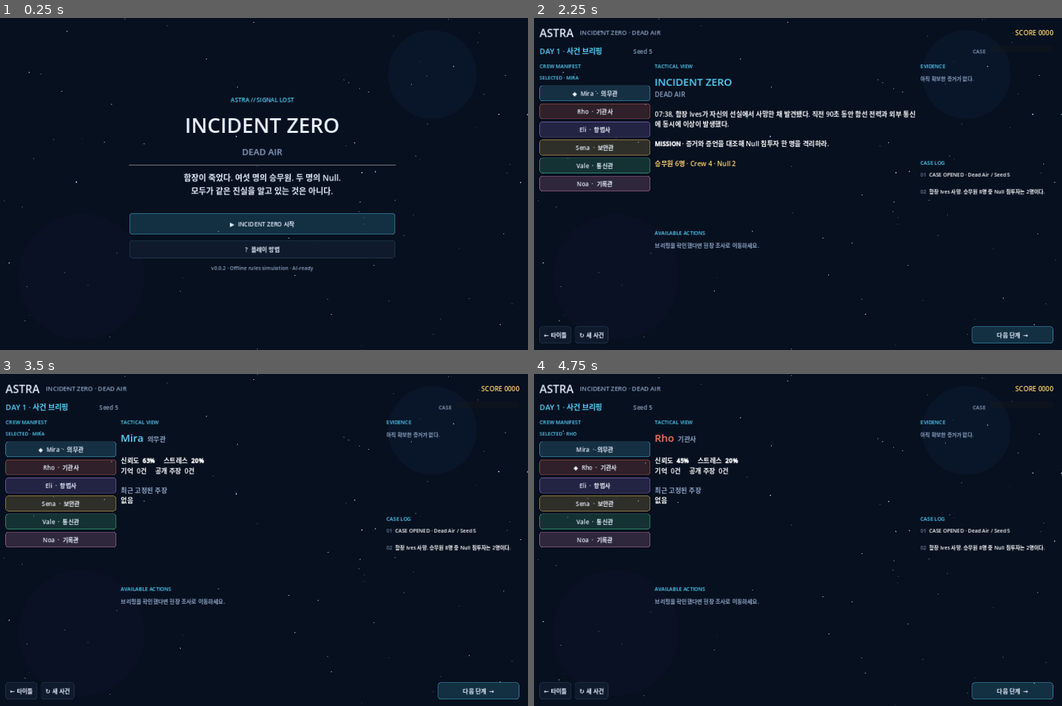
Above: before the commit, frames 1-4 (two rows, left to right).
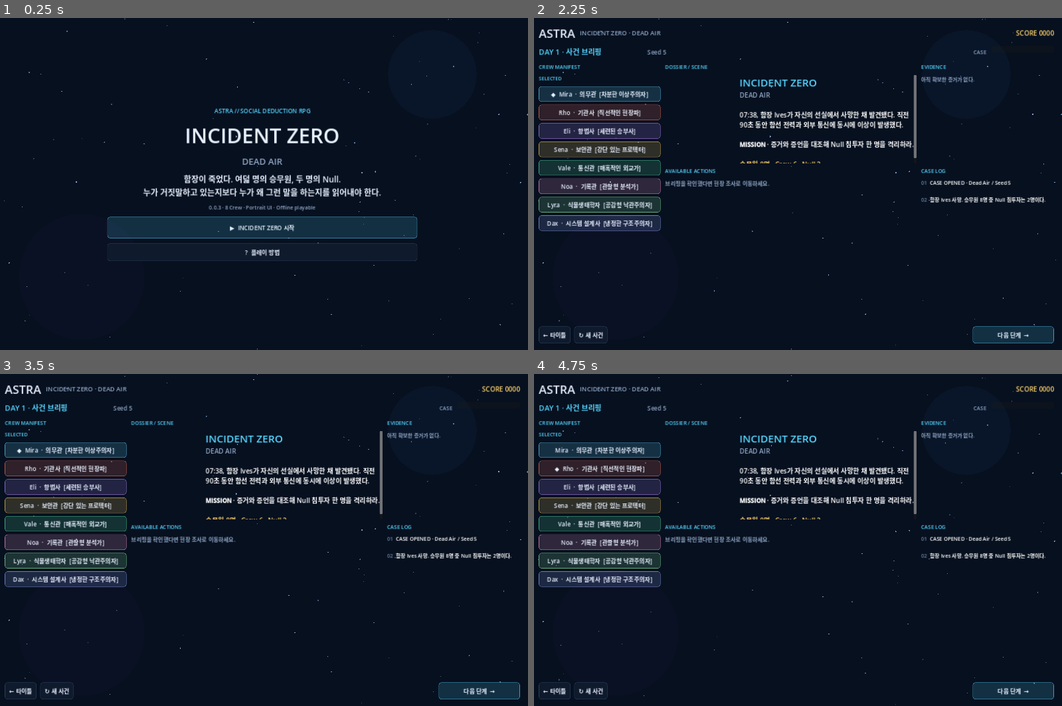
Above: after the commit, the same moments.

Repository: zx5598t/Astra
Game: Godot game, scene res://scenes/main.tscn
The game is run twice, just before and just after one commit, with the same random seed, the same clock (stepped at 60 frames per second) and the same inputs.
Inputs (mouse positions are in pixels of both pictures, inside the frame that each line leads up to):
- Up to frame 1 (0.25 s): no input
- Up to frame 2 (2.25 s): click "? 플레이 방법" at 0.5 s; click "← 타이틀로" at 1.25 s; click "▶ INCIDENT ZERO 시작" at 2 s
- Up to frame 3 (3.5 s): click (63, 450) at 2.75 s, where only the run before the commit has a clickable "◆ Mira · 의무관"
- Up to frame 4 (4.75 s): click (597, 450) at 3.5 s, where only the run after the commit has a clickable "◆ Mira · 의무관 [차분한 이상주의자]"; click (597, 466) at 4.25 s, where only the run before the commit has a clickable "Rho · 기관사"

The runs differ from the first frame. In frame 1, 5.9% of the frame differs, in the area x 20-80%, y 24-77%; in frame 2, 11%, in the area x 0-99%, y 3-98%; in frame 3, 11%; in frame 4, 11%.

Commit message:
Upgrade ASTRA UI for eight crew and character dossiers

Diff:
--- a/scripts/main.gd
+++ b/scripts/main.gd
@@ -14,9 +14,11 @@
 var next_button: Button
 var selected_label: Label
 var score_label: Label
+var portrait_rect: TextureRect
 
 var c_bg := Color("07101f")
 var c_panel := Color("101b2e")
+var c_panel_soft := Color("0c1626")
 var c_border := Color("29405f")
 var c_text := Color("e8f1ff")
 var c_muted := Color("8ea5c5")
@@ -33,8 +35,7 @@
     for child in get_children():
         child.queue_free()
 
-func _show_title_screen() -> void:
-    _clear_screen()
+func _show_background() -> void:
     var bg := ColorRect.new()
     bg.color = c_bg
     bg.set_anchors_and_offsets_preset(Control.PRESET_FULL_RECT)
@@ -43,76 +44,51 @@
     stars.set_anchors_and_offsets_preset(Control.PRESET_FULL_RECT)
     add_child(stars)
 
+func _show_title_screen() -> void:
+    _clear_screen()
+    _show_background()
     var center := CenterContainer.new()
     center.set_anchors_and_offsets_preset(Control.PRESET_FULL_RECT)
     add_child(center)
 
     var card := VBoxContainer.new()
-    card.custom_minimum_size = Vector2(720, 0)
-    card.add_theme_constant_override("separation", 16)
+    card.custom_minimum_size = Vector2(840, 0)
+    card.add_theme_constant_override("separation", 14)
     center.add_child(card)
 
-    var kicker := _label("ASTRA // SIGNAL LOST", 16, c_cyan)
-    kicker.horizontal_alignment = HORIZONTAL_ALIGNMENT_CENTER
-    card.add_child(kicker)
-
-    var title := _label("INCIDENT ZERO", 56, c_text)
-    title.horizontal_alignment = HORIZONTAL_ALIGNMENT_CENTER
-    card.add_child(title)
-
-    var subtitle := _label("DEAD AIR", 24, c_muted)
-    subtitle.horizontal_alignment = HORIZONTAL_ALIGNMENT_CENTER
-    card.add_child(subtitle)
-
-    card.add_child(HSeparator.new())
-
-    var desc := _label("함장이 죽었다. 여섯 명의 승무원. 두 명의 Null.\n모두가 같은 진실을 알고 있는 것은 아니다.", 22, c_text)
-    desc.horizontal_alignment = HORIZONTAL_ALIGNMENT_CENTER
+    card.add_child(_label("ASTRA // SOCIAL DEDUCTION RPG", 16, c_cyan, true))
+    card.add_child(_label("INCIDENT ZERO", 56, c_text, true))
+    card.add_child(_label("DEAD AIR", 24, c_muted, true))
+    var desc := _label("함장이 죽었다. 여덟 명의 승무원, 두 명의 Null.\n누가 거짓말하고 있는지보다 누가 왜 그런 말을 하는지를 읽어내야 한다.", 22, c_text, true)
     desc.autowrap_mode = TextServer.AUTOWRAP_WORD_SMART
     card.add_child(desc)
-
-    var spacer := Control.new()
-    spacer.custom_minimum_size = Vector2(0, 12)
-    card.add_child(spacer)
+    card.add_child(_label("0.0.3 · 8 Crew · Portrait UI · Offline playable", 14, c_muted, true))
 
     var start := _button("▶  INCIDENT ZERO 시작", c_cyan)
     start.custom_minimum_size = Vector2(0, 58)
     start.pressed.connect(_start_game)
     card.add_child(start)
-
     var tutorial := _button("?  플레이 방법", c_panel)
     tutorial.custom_minimum_size = Vector2(0, 48)
     tutorial.pressed.connect(_show_how_to_play)
     card.add_child(tutorial)
 
-    var ver := _label("v0.0.2 · Offline rules simulation · AI-ready", 14, c_muted)
-    ver.horizontal_alignment = HORIZONTAL_ALIGNMENT_CENTER
-    card.add_child(ver)
-
 func _show_how_to_play() -> void:
     _clear_screen()
-    var bg := ColorRect.new()
-    bg.color = c_bg
-    bg.set_anchors_and_offsets_preset(Control.PRESET_FULL_RECT)
-    add_child(bg)
-    var stars := StarfieldScript.new()
-    stars.set_anchors_and_offsets_preset(Control.PRESET_FULL_RECT)
-    add_child(stars)
+    _show_background()
     var center := CenterContainer.new()
     center.set_anchors_and_offsets_preset(Control.PRESET_FULL_RECT)
     add_child(center)
     var panel := VBoxContainer.new()
-    panel.custom_minimum_size = Vector2(860, 620)
-    panel.add_theme_constant_override("separation", 14)
+    panel.custom_minimum_size = Vector2(920, 640)
+    panel.add_theme_constant_override("separation", 12)
     center.add_child(panel)
-    var title := _label("HOW TO PLAY", 38, c_text)
-    title.horizontal_alignment = HORIZONTAL_ALIGNMENT_CENTER
-    panel.add_child(title)
+    panel.add_child(_label("HOW TO PLAY", 38, c_text, true))
     var body := RichTextLabel.new()
     body.bbcode_enabled = true
     body.fit_content = false
-    body.custom_minimum_size = Vector2(840, 440)
-    body.text = "[font_size=22][color=#55d6ff]1. 현장 조사[/color][/font_size]\n행동력 3을 사용해 의료실·엔진실·통신실에서 증거를 찾습니다.\n\n[font_size=22][color=#55d6ff]2. 개인 심문[/color][/font_size]\n승무원을 선택하고 알리바이, 동기, 증거 제시, 회유, 압박 중 하나를 사용합니다. 반응은 신뢰와 스트레스에 영향을 줍니다.\n\n[font_size=22][color=#55d6ff]3. 공개 회의[/color][/font_size]\nNPC들이 현재 믿음을 바탕으로 서로를 의심합니다. 오른쪽 CASE LOG와 증거 목록을 비교하세요.\n\n[font_size=22][color=#55d6ff]4. 격리 투표[/color][/font_size]\n한 명을 골라 격리합니다. Null을 맞히면 보너스 점수를 얻습니다.\n\n[color=#8ea5c5]TIP · 긴장했다는 이유만으로 적은 아닙니다. 인물의 주장과 실제 기록의 모순을 찾으세요.[/color]"
+    body.custom_minimum_size = Vector2(900, 460)
+    body.text = "[font_size=22][color=#55d6ff]1. 현장 조사[/color][/font_size]\n행동력 4를 사용해 의료실·엔진실·통신실·수목구역에서 증거를 찾습니다.\n\n[font_size=22][color=#55d6ff]2. 개인 심문[/color][/font_size]\n승무원을 선택하고 알리바이, 동기, 증거 제시, 회유, 압박 중 하나를 사용합니다.\n\n[font_size=22][color=#55d6ff]3. 공개 회의[/color][/font_size]\nNPC들이 현재 믿음을 바탕으로 서로를 의심합니다. 이것은 정답이 아니라 각자의 판단입니다.\n\n[font_size=22][color=#55d6ff]4. 격리 투표[/color][/font_size]\n한 명을 골라 격리합니다. Null이면 성공, Crew면 오판입니다.\n\n[color=#8ea5c5]TIP · 긴장 그 자체가 정답은 아닙니다. 모순과 동선을 보세요.[/color]"
     panel.add_child(body)
     var back := _button("← 타이틀로", c_panel)
     back.pressed.connect(_show_title_screen)
@@ -128,18 +104,11 @@
 
 func _build_game_ui() -> void:
     _clear_screen()
-    var bg := ColorRect.new()
-    bg.color = c_bg
-    bg.set_anchors_and_offsets_preset(Control.PRESET_FULL_RECT)
-    add_child(bg)
-    var stars := StarfieldScript.new()
-    stars.set_anchors_and_offsets_preset(Control.PRESET_FULL_RECT)
-    add_child(stars)
-
+    _show_background()
     var margin := MarginContainer.new()
     margin.set_anchors_and_offsets_preset(Control.PRESET_FULL_RECT)
-    margin.add_theme_constant_override("margin_left", 24)
-    margin.add_theme_constant_override("margin_right", 24)
+    margin.add_theme_constant_override("margin_left", 22)
+    margin.add_theme_constant_override("margin_right", 22)
     margin.add_theme_constant_override("margin_top", 18)
     margin.add_theme_constant_override("margin_bottom", 18)
     add_child(margin)
@@ -149,9 +118,9 @@
     margin.add_child(root)
 
     var header := HBoxContainer.new()
-    header.add_theme_constant_override("separation", 16)
+    header.add_theme_constant_override("separation", 12)
     root.add_child(header)
-    header.add_child(_label("ASTRA", 30, c_text))
+    header.add_child(_label("ASTRA", 32, c_text))
     var case_name := _label("INCIDENT ZERO · DEAD AIR", 17, c_muted)
     case_name.size_flags_horizontal = Control.SIZE_EXPAND_FILL
     header.add_child(case_name)
@@ -162,7 +131,7 @@
     status_panel.add_theme_constant_override("separation", 14)
     root.add_child(status_panel)
     phase_label = _label("", 20, c_cyan)
-    phase_label.custom_minimum_size = Vector2(240, 34)
+    phase_label.custom_minimum_size = Vector2(280, 34)
     status_panel.add_child(phase_label)
     ap_label = _label("", 16, c_muted)
     ap_label.size_flags_horizontal = Control.SIZE_EXPAND_FILL
@@ -174,57 +143,66 @@
     confidence_bar.show_percentage = false
     status_panel.add_child(confidence_bar)
 
-    var main_columns := HBoxContainer.new()
-    main_columns.size_flags_vertical = Control.SIZE_EXPAND_FILL
-    main_columns.add_theme_constant_override("separation", 12)
-    root.add_child(main_columns)
-
-    var left_panel := _panel_vbox(300)
-    main_columns.add_child(left_panel)
-    left_panel.add_child(_section_title("CREW MANIFEST"))
-    selected_label = _label("SELECTED · MIRA", 13, c_cyan)
-    left_panel.add_child(selected_label)
+    var body := HBoxContainer.new()
+    body.size_flags_vertical = Control.SIZE_EXPAND_FILL
+    body.add_theme_constant_override("separation", 12)
+    root.add_child(body)
+
+    var left := _framed_column(330)
+    body.add_child(left)
+    left.add_child(_section_title("CREW MANIFEST"))
+    selected_label = _label("SELECTED", 13, c_cyan)
+    left.add_child(selected_label)
     npc_list = VBoxContainer.new()
-    npc_list.add_theme_constant_override("separation", 7)
-    left_panel.add_child(npc_list)
-
-    var center_panel := _panel_vbox(0)
-    center_panel.size_flags_horizontal = Control.SIZE_EXPAND_FILL
-    main_columns.add_child(center_panel)
-    center_panel.add_child(_section_title("TACTICAL VIEW"))
+    npc_list.add_theme_constant_override("separation", 8)
+    left.add_child(npc_list)
+
+    var center := _framed_column(0)
+    center.size_flags_horizontal = Control.SIZE_EXPAND_FILL
+    body.add_child(center)
+    center.add_child(_section_title("DOSSIER / SCENE"))
+
+    var dossier := HBoxContainer.new()
+    dossier.add_theme_constant_override("separation", 12)
+    center.add_child(dossier)
+    portrait_rect = TextureRect.new()
+    portrait_rect.custom_minimum_size = Vector2(190, 240)
+    portrait_rect.expand_mode = TextureRect.EXPAND_IGNORE_SIZE
+    portrait_rect.stretch_mode = TextureRect.STRETCH_KEEP_ASPECT_CENTERED
+    dossier.add_child(portrait_rect)
     detail_box = RichTextLabel.new()
     detail_box.bbcode_enabled = true
     detail_box.fit_content = false
-    detail_box.size_flags_vertical = Control.SIZE_EXPAND_FILL
-    detail_box.custom_minimum_size = Vector2(500, 320)
+    detail_box.size_flags_horizontal = Control.SIZE_EXPAND_FILL
+    detail_box.custom_minimum_size = Vector2(460, 240)
     detail_box.add_theme_font_size_override("normal_font_size", 18)
-    center_panel.add_child(detail_box)
-    center_panel.add_child(_section_title("AVAILABLE ACTIONS"))
+    dossier.add_child(detail_box)
+
+    center.add_child(_section_title("AVAILABLE ACTIONS"))
     var action_scroll := ScrollContainer.new()
-    action_scroll.custom_minimum_size = Vector2(0, 220)
-    center_panel.add_child(action_scroll)
+    action_scroll.custom_minimum_size = Vector2(0, 300)
+    center.add_child(action_scroll)
     action_box = VBoxContainer.new()
     action_box.size_flags_horizontal = Control.SIZE_EXPAND_FILL
     action_box.add_theme_constant_override("separation", 8)
     action_scroll.add_child(action_box)
 
-    var right_panel := _panel_vbox(360)
-    main_columns.add_child(right_panel)
-    right_panel.add_child(_section_title("EVIDENCE"))
+    var right := _framed_column(360)
+    body.add_child(right)
+    right.add_child(_section_title("EVIDENCE"))
     var ev_scroll := ScrollContainer.new()
-    ev_scroll.custom_minimum_size = Vector2(0, 220)
-    right_panel.add_child(ev_scroll)
+    ev_scroll.custom_minimum_size = Vector2(0, 240)
+    right.add_child(ev_scroll)
     evidence_list = VBoxContainer.new()
-    evidence_list.size_flags_horizontal = Control.SIZE_EXPAND_FILL
     evidence_list.add_theme_constant_override("separation", 6)
     ev_scroll.add_child(evidence_list)
-    right_panel.add_child(_section_title("CASE LOG"))
+    right.add_child(_section_title("CASE LOG"))
     journal_box = RichTextLabel.new()
     journal_box.bbcode_enabled = true
     journal_box.scroll_following = true
     journal_box.size_flags_vertical = Control.SIZE_EXPAND_FILL
     journal_box.add_theme_font_size_override("normal_font_size", 14)
-    right_panel.add_child(journal_box)
+    right.add_child(journal_box)
 
     var footer := HBoxContainer.new()
     footer.add_theme_constant_override("separation", 10)
@@ -235,15 +213,15 @@
     var restart := _button("↻ 새 사건", c_panel)
     restart.pressed.connect(_start_game)
     footer.add_child(restart)
-    var grow := Control.new()
-    grow.size_flags_horizontal = Control.SIZE_EXPAND_FILL
-    footer.add_child(grow)
+    var spacer := Control.new()
+    spacer.size_flags_horizontal = Control.SIZE_EXPAND_FILL
+    footer.add_child(spacer)
     next_button = _button("다음 단계  →", c_cyan)
     next_button.custom_minimum_size = Vector2(220, 46)
     next_button.pressed.connect(_advance)
     footer.add_child(next_button)
 
-func _panel_vbox(min_width: int) -> VBoxContainer:
+func _framed_column(min_width: int) -> VBoxContainer:
     var box := VBoxContainer.new()
     box.add_theme_constant_override("separation", 10)
     if min_width > 0:
@@ -251,13 +229,16 @@
     return box
 
 func _section_title(text: String) -> Label:
-    return _label(text, 14, c_cyan)
-
-func _label(text: String, size_px: int, color: Color) -> Label:
+    var l := _label(text, 14, c_cyan)
+    return l
+
+func _label(text: String, size_px: int, color: Color, centered := false) -> Label:
     var l := Label.new()
     l.text = text
     l.add_theme_font_size_override("font_size", size_px)
     l.add_theme_color_override("font_color", color)
+    if centered:
+        l.horizontal_alignment = HORIZONTAL_ALIGNMENT_CENTER
     return l
 
 func _button(text: String, accent: Color) -> Button:
@@ -265,7 +246,6 @@
     b.text = text
     b.add_theme_font_size_override("font_size", 16)
     b.add_theme_color_override("font_color", c_text)
-    b.add_theme_color_override("font_hover_color", Color.WHITE)
     b.custom_minimum_size = Vector2(0, 42)
     var normal := StyleBoxFlat.new()
     normal.bg_color = Color(accent, 0.16) if accent != c_panel else Color(c_panel, 0.9)
@@ -305,13 +285,14 @@
 func _refresh_npcs() -> void:
     for child in npc_list.get_children():
         child.queue_free()
-    for npc_id in ["mira", "rho", "eli", "sena", "vale", "noa"]:
+    for npc_id in game.crew_order:
         var npc: NPCState = game.npcs[npc_id]
-        var b := _button("%s  ·  %s" % [npc.display_name, npc.job], npc.accent)
+        var text := "%s  ·  %s  [%s]" % [npc.display_name, npc.job, npc.concept]
+        var b := _button(text, npc.accent)
         if game.selected_npc_id == npc_id:
             b.text = "◆  " + b.text
         var stress := int(float(npc.emotion.get("stress", 0.2)) * 100.0)
-        b.tooltip_text = "신뢰 %d%% · 스트레스 %d%% · 기억 %d" % [int(npc.trust_player * 100.0), stress, npc.memories.size()]
+        b.tooltip_text = "%s / 신뢰 %d%% · 스트레스 %d%%" % [npc.vibe, int(npc.trust_player * 100.0), stress]
         b.pressed.connect(_select_npc.bind(npc_id))
         npc_list.add_child(b)
 
@@ -319,21 +300,18 @@
     for child in evidence_list.get_children():
         child.queue_free()
     if game.discovered_evidence.is_empty():
-        var none := _label("아직 확보한 증거가 없다.", 14, c_muted)
-        none.autowrap_mode = TextServer.AUTOWRAP_WORD_SMART
-        evidence_list.add_child(none)
+        evidence_list.add_child(_label("아직 확보한 증거가 없다.", 14, c_muted))
         return
     for ev_id in game.discovered_evidence:
         var ev: Dictionary = game.truth.evidence[ev_id]
         var key := str(ev.get("rarity", "COMMON")) == "KEY"
         var line := _label(("◆ " if key else "• ") + str(ev["name"]), 14, c_gold if key else c_text)
-        line.autowrap_mode = TextServer.AUTOWRAP_WORD_SMART
         line.tooltip_text = game.truth.fact_text(str(ev["fact_ref"]))
         evidence_list.add_child(line)
 
 func _refresh_journal() -> void:
     var lines: Array[String] = []
-    var start := maxi(0, game.journal.size() - 16)
+    var start := maxi(0, game.journal.size() - 18)
     for i in range(start, game.journal.size()):
         lines.append("[color=#6f86a8]%02d[/color]  %s" % [i + 1, game.journal[i]])
     journal_box.text = "\n\n".join(lines)
@@ -343,44 +321,54 @@
         child.queue_free()
     match game.phase_name():
         "BRIEFING":
-            detail_box.text = "[color=#55d6ff][font_size=28] …(179 unchanged characters)… ll 침투자 한 명을 격리하라.\n\n[color=#ffd36a]승무원 6명 · Crew 4 · Null 2[/color]"
+            detail_box.text = "[color=#55d6ff][font_size=28] …(179 unchanged characters)… ll 침투자 한 명을 격리하라.\n\n[color=#ffd36a]승무원 8명 · Crew 6 · Null 2[/color]"
             _add_info("브리핑을 확인했다면 현장 조사로 이동하세요.")
         "INVESTIGATION":
-            detail_box.text = "[font_size=24][color=#55d6ff]현장 조사[/color][/font_size]\n\n행동력은 3뿐이다. 같은 구역을 반복 조사할 수도 있지만 아무것도 찾지 못할 수 있다.\n\n현재 위치 · [b]%s[/b]" % game.selected_location
-            _add_action("✚  의료실 조사", c_cyan, _investigate.bind("의료실"), "출입 로그와 생체 기록")
-            _add_action("⚙  엔진실 조사", c_gold, _investigate.bind("엔진실"), "전력·냉각 제어 기록")
-            _add_action("⌁  통신실 조사", c_green, _investigate.bind("통신실"), "권한·외부 패킷 기록")
+            _show_selected_profile()
+            detail_box.append_text("\n\n[font_size=22][color=#55d6ff]현장 조사[/color][/font_size]\n현재 위치 · [b]%s[/b]" % game.selected_location)
+            for loc in game.truth.incident["locations"]:
+                var location_name := str(loc)
+                var location_color := c_cyan
+                if location_name == "엔진실": location_color = c_gold
+                elif location_name == "통신실": location_color = c_green
+                elif location_name == "수목구역": location_color = Color("8df0a4")
+                _add_action("조사 · %s" % location_name, location_color, _investigate.bind(location_name), "해당 구역의 남은 증거 확인")
         "INTERROGATION":
-            var npc: NPCState = game.npcs[game.selected_npc_id]
-            _show_npc_profile(npc)
-            _add_action("알리바이를 묻는다", npc.accent, _talk.bind("ALIBI"), "공식적인 시간대 주장")
-            _add_action("동기를 묻는다", npc.accent, _talk.bind("MOTIVE"), "함장과의 관계 확인")
+            _show_selected_profile()
+            _add_action("알리바이를 묻는다", c_cyan, _talk.bind("ALIBI"), "공식적인 시간대 주장")
+            _add_action("동기를 묻는다", c_panel, _talk.bind("MOTIVE"), "함장과의 관계 확인")
             _add_action("최근 증거를 제시한다", c_gold, _talk.bind("EVIDENCE"), "반응과 모순 확인")
             _add_action("안심시키며 회유한다", c_green, _talk.bind("REASSURE"), "신뢰 상승 가능")
             _add_action("강하게 압박한다", c_red, _talk.bind("PRESSURE"), "스트레스 상승 · 신뢰 하락")
         "MEETING":
-            detail_box.text = "[font_size=24][color=#55d6ff]공개 회의[/color][/font_size]\n\n모든 승무원이 현재 믿음에 따라 한 명을 가장 의심하고 있다. 이것은 정답이 아니라 각자의 판단이다.\n\n"
+            _show_selected_profile()
+            detail_box.append_text("\n\n[font_size=22][color=#55d6ff]공개 회의[/color][/font_size]\n")
             for line in game.meeting_summary:
                 detail_box.append_text("• %s\n" % line)
-            _add_info("마지막으로 원하는 승무원에게 공개 질문을 던질 수 있습니다. 행동력 제한은 없습니다.")
-            _add_action("선택 인물에게 공개 알리바이 요구", c_cyan, _talk.bind("ALIBI"), "모두가 듣는 앞에서 주장 고정")
+            _add_info("원하는 승무원을 선택한 뒤 마지막 공개 질문을 던질 수 있습니다.")
+            _add_action("선택 인물에게 공개 알리바이 요구", c_cyan, _talk.bind("ALIBI"), "주장을 고정한다")
             _add_action("선택 인물에게 최근 증거 제시", c_gold, _talk.bind("EVIDENCE"), "공개 반응 확인")
         "VOTE":
-            detail_box.text = "[font_size=28][color=#ff6f7f]격리 투표[/color][/font_size]\n\n확보한 증거와 승무원들의 말을 비교해 한 명을 선택하라.\n\n[color=#8ea5c5]주의 · NPC의 의심도는 각자의 믿음일 뿐 실제 정답을 보장하지 않는다.[/color]"
-            for npc_id in ["mira", "rho", "eli", "sena", "vale", "noa"]:
+            _show_selected_profile()
+            detail_box.append_text("\n\n[font_size=22][color=#ff6f7f]격리 투표[/color][/font_size]\n")
+            for npc_id in game.crew_order:
                 var npc: NPCState = game.npcs[npc_id]
                 _add_action("%s · %s 격리" % [npc.display_name, npc.job], c_red, _vote.bind(npc_id), "결정을 되돌릴 수 없음")
         "RESULT":
             var result_color := "#5ee3a0" if game.result_title == "NULL IDENTIFIED" else "#ff6f7f"
-            detail_box.text = "[center][font_size=34][color=%s]%s[/color][/font_size]\n\n[font_size=20]%s[/font_size]\n\n[color=#ffd36a]FINAL SCORE · %d[/color]\n증거 확보 · %d / 6[/center]" % [result_color, game.result_title, game.ending_text, game.score, game.discovered_evidence.size()]
-            _add_action("같은 사건을 새 Seed로 재도전", c_cyan, _start_game, "증거 발견 순서와 NPC 의심도가 달라짐")
+            portrait_rect.texture = null
+            detail_box.text = "[center][font_size=34][color=%s]%s[/color][/font_size]\n\n[font_size=20]%s[/font_size]\n\n[color=#ffd36a]FINAL SCORE · %d[/color]\n증거 확보 · %d / 8[/center]" % [result_color, game.result_title, game.ending_text, game.score, game.discovered_evidence.size()]
+            _add_action("같은 사건을 새 Seed로 재도전", c_cyan, _start_game, "증거 발견 순서와 의심도가 달라짐")
             _add_action("타이틀로 돌아가기", c_panel, _show_title_screen, "")
 
-func _show_npc_profile(npc: NPCState) -> void:
+func _show_selected_profile() -> void:
+    var npc: NPCState = game.npcs[game.selected_npc_id]
     selected_label.text = "SELECTED · %s" % npc.display_name.to_upper()
+    if npc.portrait_path != "":
+        portrait_rect.texture = load(npc.portrait_path)
     var stress := int(float(npc.emotion.get("stress", 0.2)) * 100.0)
     var known_claims := "없음" if npc.commitments.is_empty() else npc.commitments[-1]
-    detail_box.text = "[font_size=28][color=#%s]%s[/color][/font_size]  [color=#8ea5c5]%s[/color]\n\n신뢰도  [b]%d%%[/b]     스트레스  [b]%d%%[/b]\n기억  %d건     공개 주장  %d건\n\n[color=#8ea5c5]최근 고정된 주장[/color]\n%s" % [npc.accent.to_html(false), npc.display_name, npc.job, int(npc.trust_player * 100.0), stress, npc.memories.size(), npc.commitments.size(), known_claims]
+    detail_box.text = "[font_size=28][color=#%s]%s[/color][/font_size]  [color=#8ea5c5]%s[/color]\n[color=#c7d7ef]%s[/color]\n\n성별 [b]%s[/b]     신뢰도 [b]%d%%[/b]     스트레스 [b]%d%%[/b]\n최근 기억 %d건     공개 주장 %d건\n\n[color=#8ea5c5]최근 고정된 주장[/color]\n%s" % [npc.accent.to_html(false), npc.display_name, npc.job, npc.vibe, npc.gender, int(npc.trust_player * 100.0), stress, npc.memories.size(), npc.commitments.size(), known_claims]
 
 func _add_action(text: String, accent: Color, callable: Callable, hint: String = "") -> void:
     var row := VBoxContainer.new()
@@ -398,22 +386,20 @@
 
 func _select_npc(npc_id: String) -> void:
     game.selected_npc_id = npc_id
-    var npc: NPCState = game.npcs[npc_id]
-    selected_label.text = "SELECTED · %s" % npc.display_name.to_upper()
-    if game.phase_name() in ["INTERROGATION", "MEETING"]:
+    if game.phase_name() in ["INTERROGATION", "MEETING", "INVESTIGATION", "VOTE"]:
         _refresh_actions()
-    else:
-        _show_npc_profile(npc)
     _refresh_npcs()
 
 func _investigate(location: String) -> void:
     var result := game.investigate(location)
-    detail_box.text = "[font_size=24][color=#ffd36a]%s[/color][/font_size]\n\n%s\n\n[color=#8ea5c5]남은 조사 행동력 · %d[/color]" % [location, result, game.investigation_actions_left]
+    _show_selected_profile()
+    detail_box.append_text("\n\n[font_size=22][color=#ffd36a]%s[/color][/font_size]\n%s\n\n[color=#8ea5c5]남은 조사 행동력 · %d[/color]" % [location, result, game.investigation_actions_left])
 
 func _talk(intent: String) -> void:
     var npc: NPCState = game.npcs[game.selected_npc_id]
     var response := game.talk_to(game.selected_npc_id, intent)
-    detail_box.text = "[font_size=28][color=#%s]%s[/color][/font_size]\n[color=#8ea5c5]%s[/color]\n\n\"%s\"" % [npc.accent.to_html(false), npc.display_name, npc.job, response]
+    _show_selected_profile()
+    detail_box.append_text("\n\n[font_size=22][color=#%s]%s의 답변[/color][/font_size]\n\"%s\"" % [npc.accent.to_html(false), npc.display_name, response])
 
 func _vote(npc_id: String) -> void:
     game.vote(npc_id)
